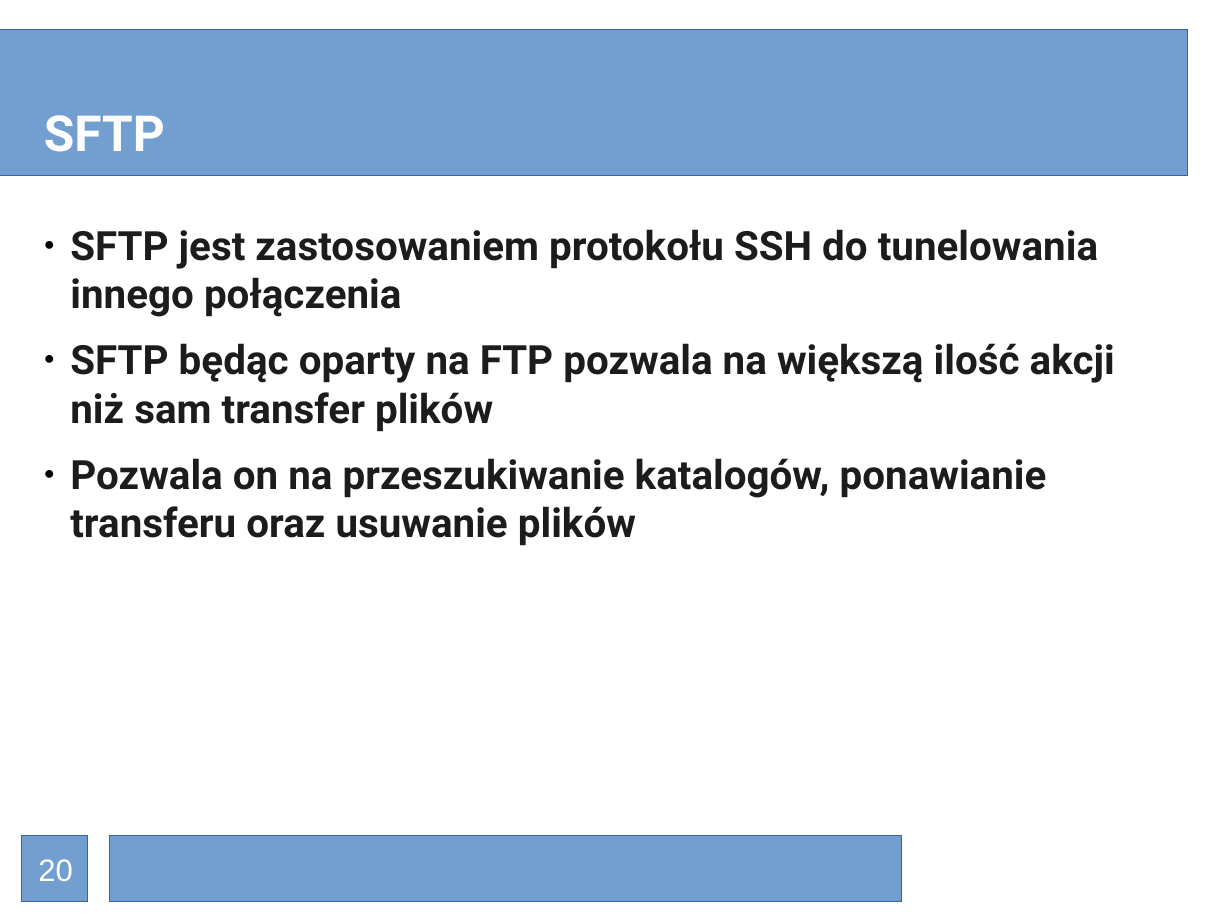
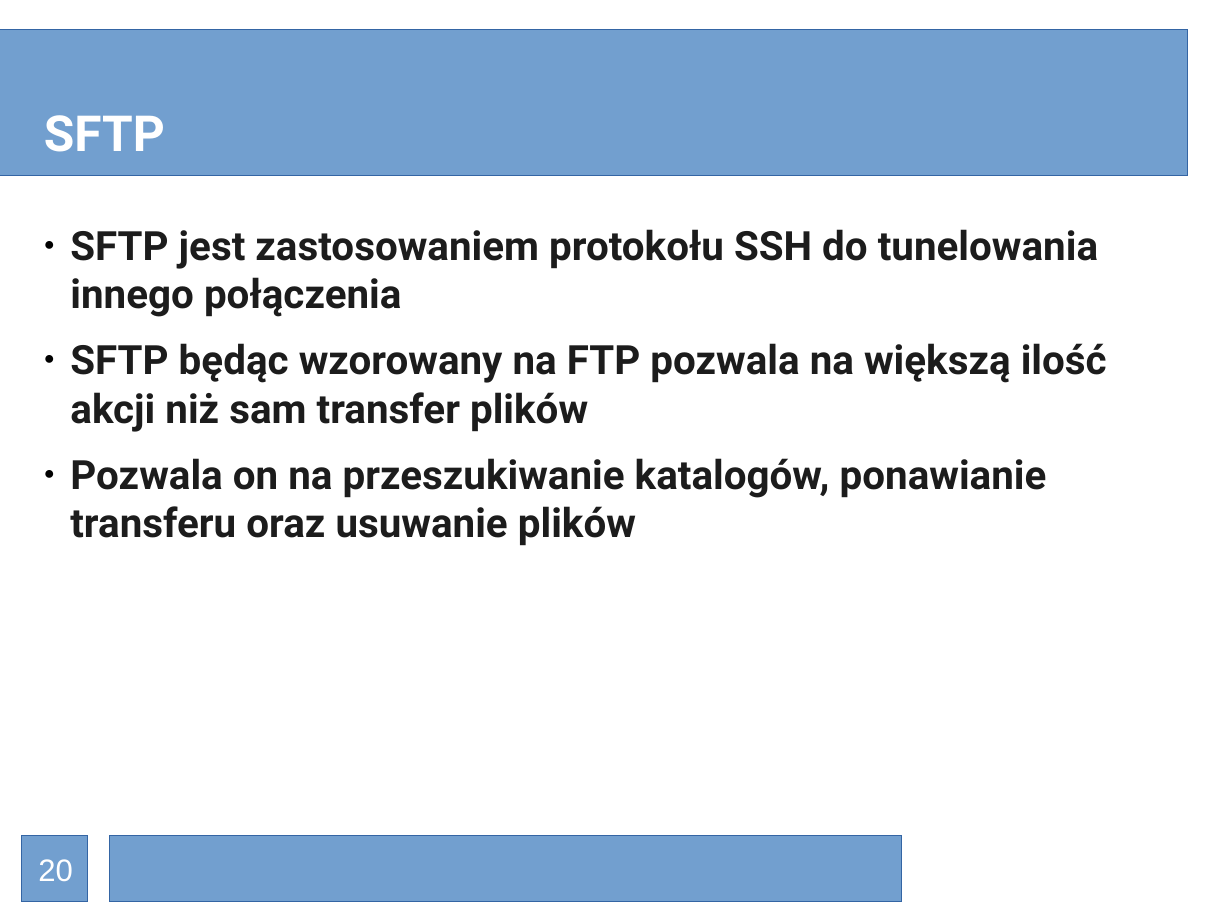
Before and after one commit to p7tryk/aplikacjesieciowe, a slide deck: slide 20 of prezentacja/prezentacja.odp. Drawn at 1232x924 pixels with LibreOffice and Linux fonts; fonts in the diff are those of the drawing; background and template pictures are left out. Boxes give left, top, right and bottom in pixels: in the first picture for what was removed or moved away, otherwise in the second. Text is boxed around its words. In the diff, an @@ line names an element or a change of style, - is before the commit and + after.

```diff
--- a/prezentacja/prezentacja.odp
+++ b/prezentacja/prezentacja.odp
@@ text at [70,343,1107,432]: text changed @@
-● SFTP będąc oparty na FTP pozwala na większą ilość akcji niż sam transfer plików
+● SFTP będąc wzorowany na FTP pozwala na większą ilość akcji niż sam transfer plików
```
Also in this commit, not shown: 1 other slide changed, 1 slide added, 8 other files.
